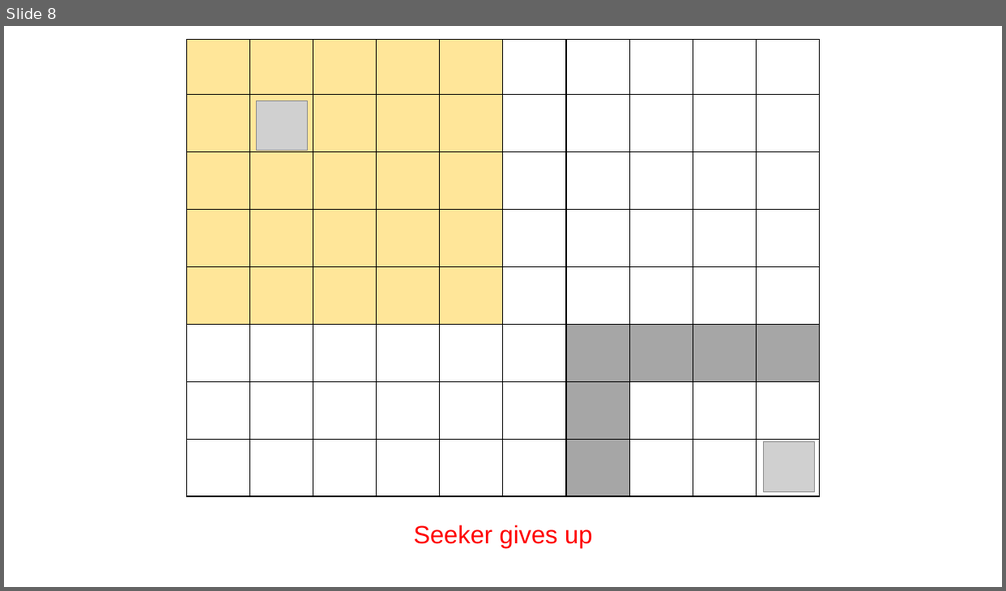
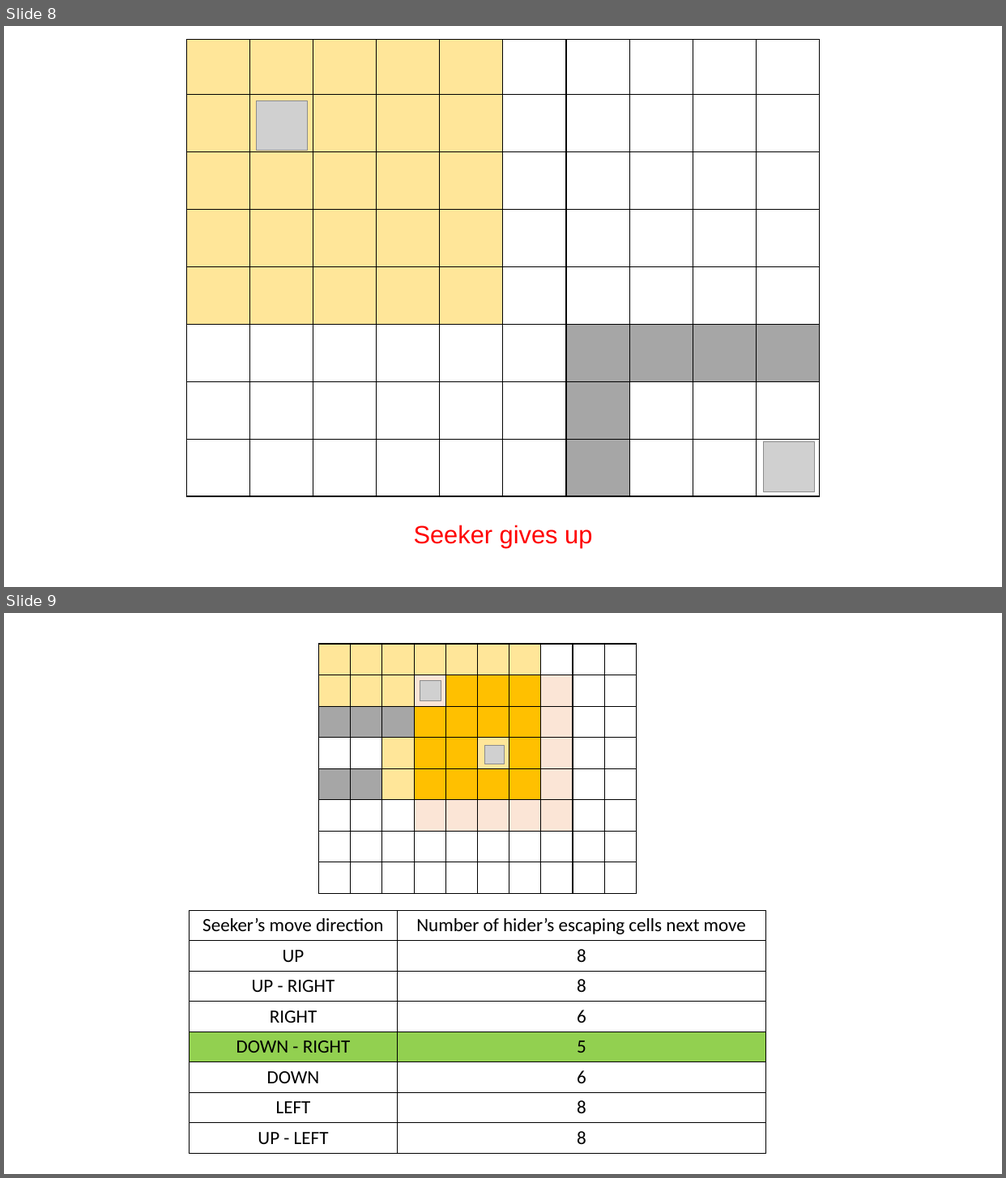
Before and after one commit to Namronaldo08102004/Project01-Hide-and-Seek, a slide deck: Demonstration.pptx. Shown one above the other, each under a label of ours: slide 8 before the commit, slides 8 and 9 after it. The pictures are 1006x591 and 1006x1178 pixels, drawn with LibreOffice and Linux fonts; fonts in the diff are those of the drawing; grey boxes stand for pictures. Boxes give left, top, right and bottom in pixels: in the first picture for what was removed or moved away, otherwise in the second. Text is boxed around its words. In the diff, an @@ line names an element or a change of style, - is before the commit and + after.

```diff
--- a/Demonstration.pptx
+++ b/Demonstration.pptx
@@ slide 9 added at bbox=[4, 613, 1002, 1174], background #FFFFFF @@
@@ table added at bbox=[319, 644, 633, 894], 8 rows, 10 columns @@
+ |  |  |  |  |  |  |  |  | 
+ |  |  |  |  |  |  |  |  | 
+ |  |  |  |  |  |  |  |  | 
+ |  |  |  |  |  |  |  |  | 
+ |  |  |  |  |  |  |  |  | 
+ |  |  |  |  |  |  |  |  | 
+ |  |  |  |  |  |  |  |  | 
+ |  |  |  |  |  |  |  |  | 
@@ picture added at bbox=[420, 680, 441, 700] @@
@@ picture added at bbox=[484, 745, 504, 764] @@
@@ table added at bbox=[189, 911, 767, 1153], 8 rows, 2 columns @@
+Seeker’s move direction | Number of hider’s escaping cells next move
+UP | 8
+UP - RIGHT | 8
+RIGHT | 6
+DOWN - RIGHT | 5
+DOWN | 6
+LEFT | 8
+UP - LEFT | 8
```
Also in this commit, not shown: 2 other slides added, 2 other files.
